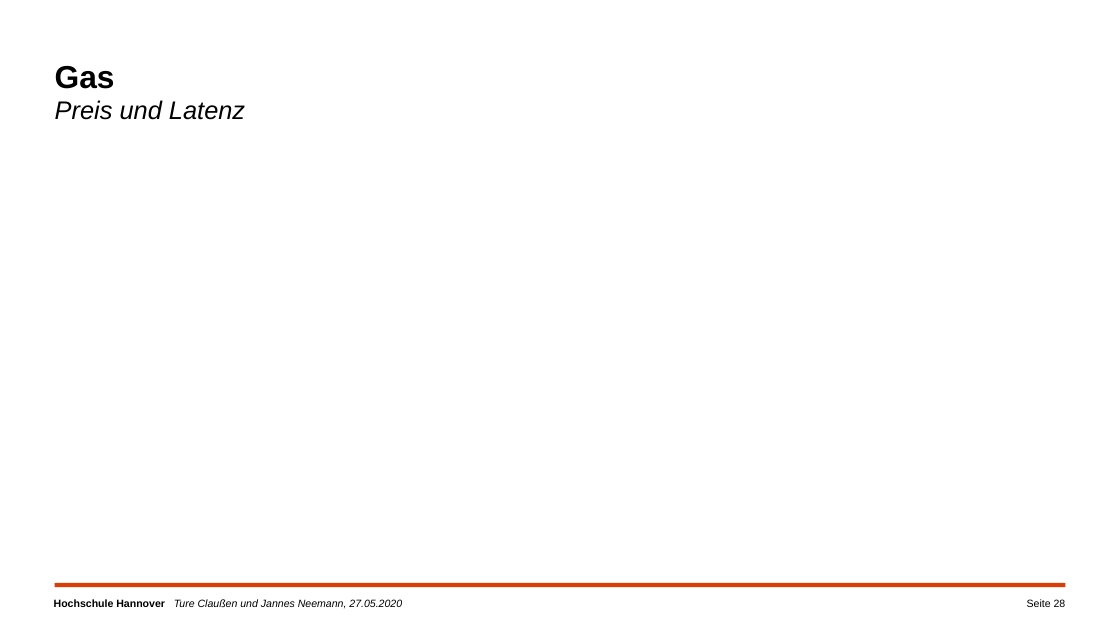
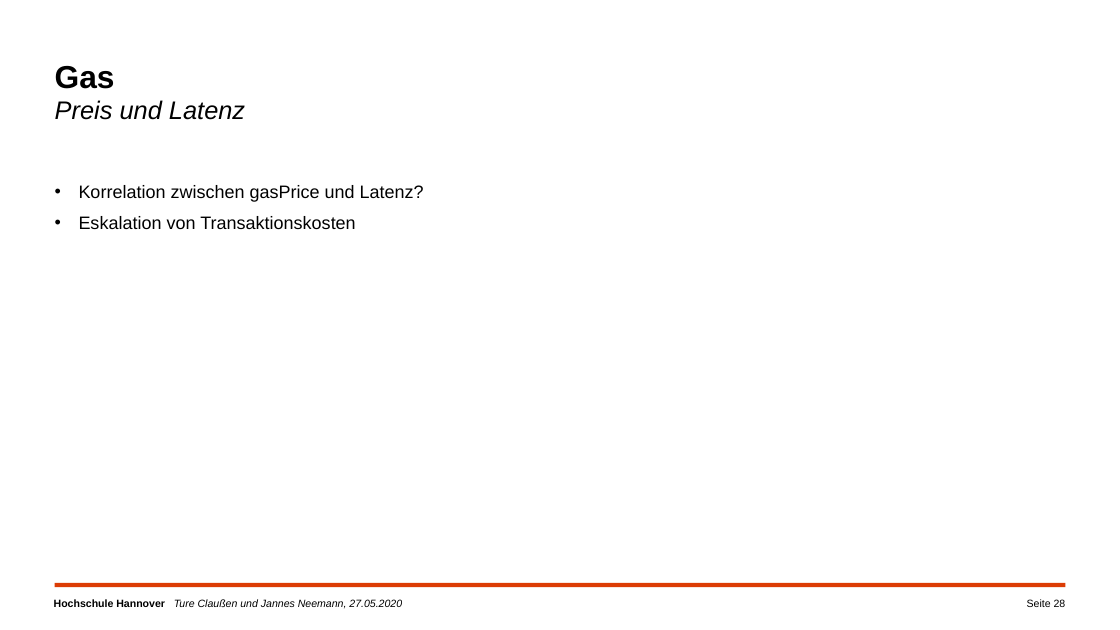
Before and after one commit to campfireman/SEM-ethereum-transactions, a slide deck: slide 28 of Ethereum_Präsentation_Jannes/Ethereum-Transaktionen.pptx. Drawn at 1120x630 pixels with LibreOffice and Linux fonts; fonts in the diff are those of the drawing; background and template pictures are left out. Boxes give left, top, right and bottom in pixels: in the first picture for what was removed or moved away, otherwise in the second. Text is boxed around its words. In the diff, an @@ line names an element or a change of style, - is before the commit and + after.

```diff
--- a/Ethereum_Präsentation_Jannes/Ethereum-Transaktionen.pptx
+++ b/Ethereum_Präsentation_Jannes/Ethereum-Transaktionen.pptx
@@ text added at <box>79,185,424,229</box>, 17 pt, text #000000 @@
+• Korrelation zwischen gasPrice und Latenz?
+• Eskalation von Transaktionskosten
```
Also in this commit, not shown: 7 other slides changed, 13 slides added, 9 slides removed, 2 other files.
